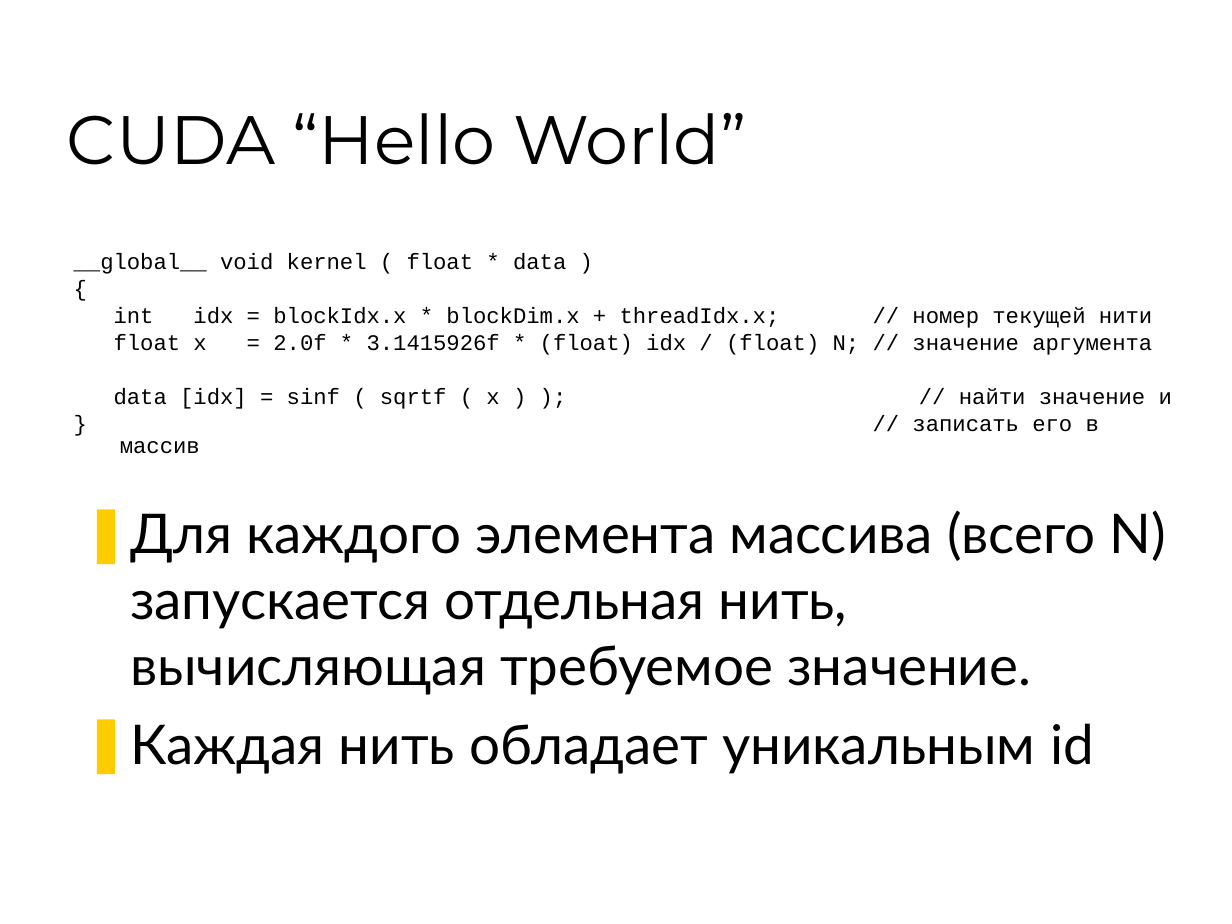
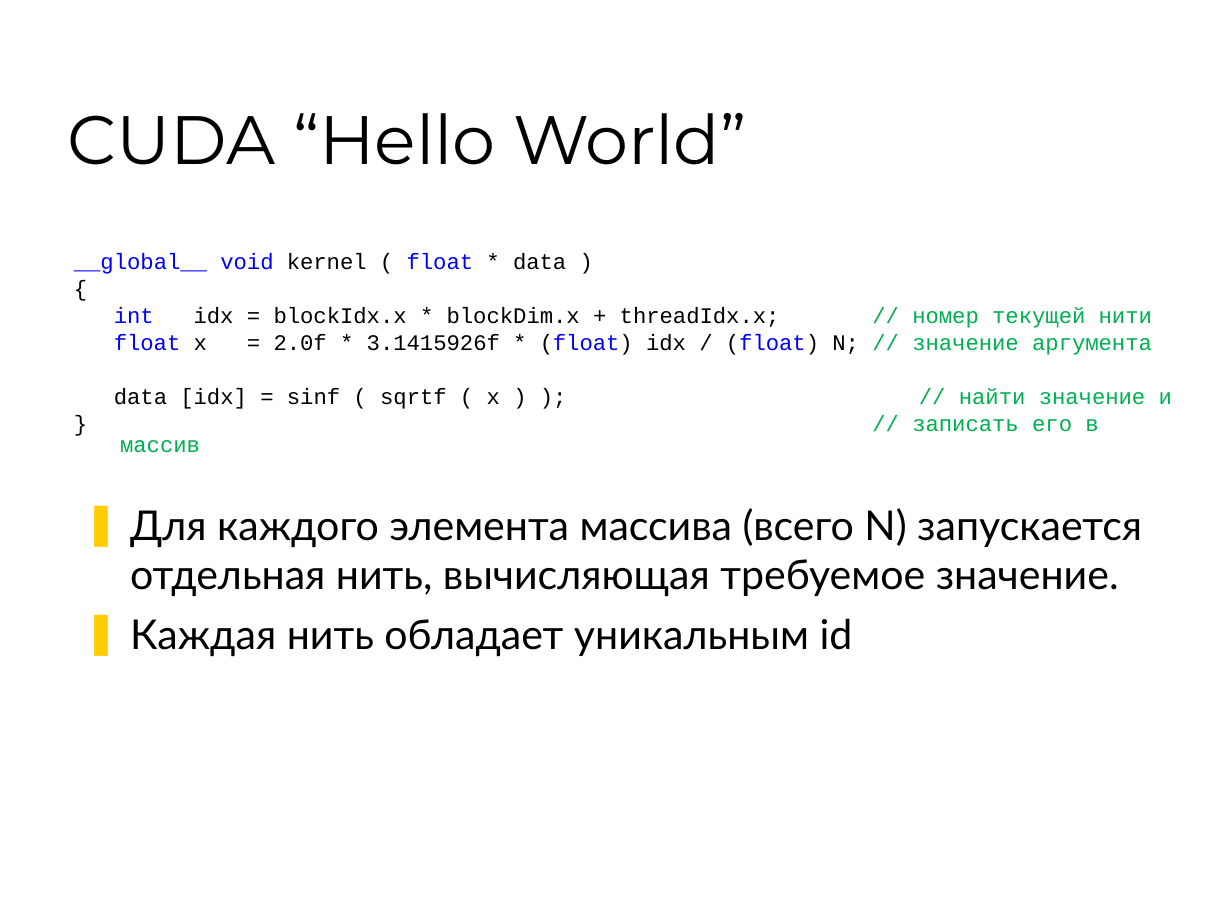
Before and after one commit to 7633/msu-cuda-course, a slide deck: slide 20 of Lectures/L1 24022009/Lection-1.ppt (slide 18 before the commit). Drawn at 1232x924 pixels with LibreOffice and Linux fonts; fonts in the diff are those of the drawing; background and template pictures are left out. Boxes give left, top, right and bottom in pixels: in the first picture for what was removed or moved away, otherwise in the second. Text is boxed around its words. In the diff, an @@ line names an element or a change of style, - is before the commit and + after.

Commit message:
[~] edit: added "Hello World" multi threading slides

```diff
--- a/Lectures/L1 24022009/Lection-1.ppt
+++ b/Lectures/L1 24022009/Lection-1.ppt
@@ text at bbox=[74, 253, 1172, 432]: text colour #000000 to #0000FF in "__global__ void float", "int", "float (float) (float)"; text colour #000000 to #00B050 in "// номер текущей нити", "// значение аргумента", "// найти значение и", "// записать его в массив" @@
@@ text "Для каждого элемента массива (всего ..." at bbox=[130, 508, 1142, 656]: size 32 to 24 pt; less space between paragraphs @@
```
Also in this commit, not shown: 4 other slides changed, 2 slides added.
